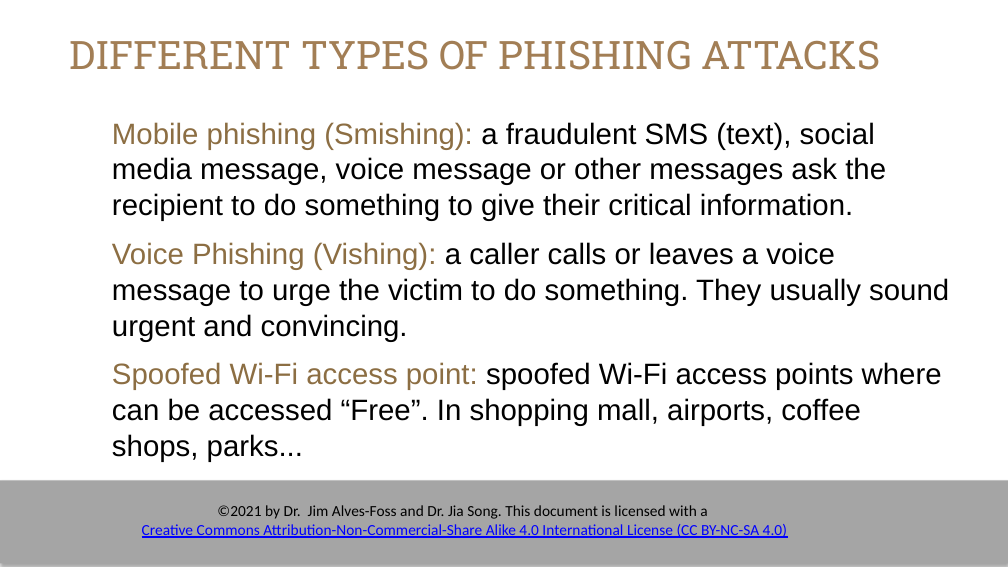
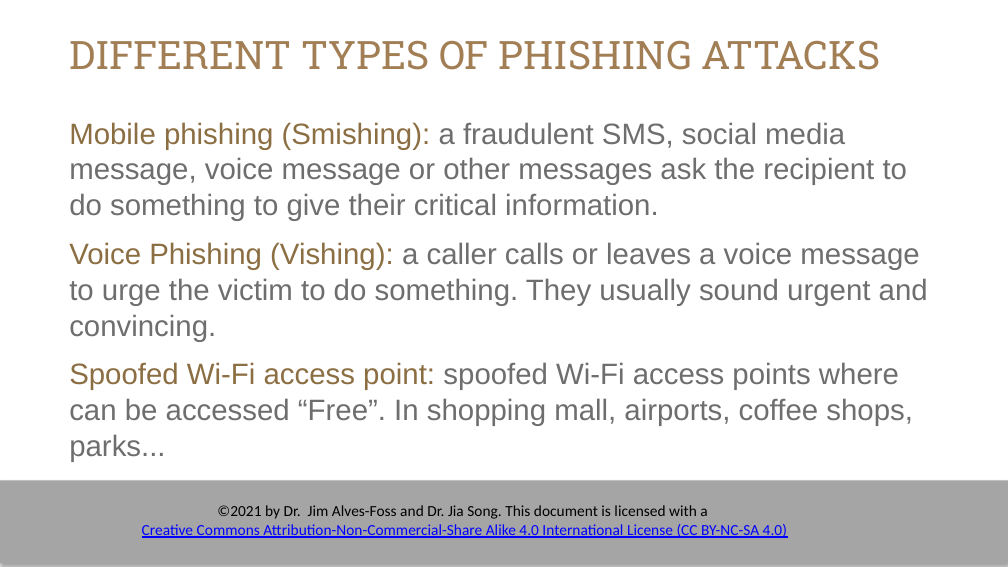
Before and after one commit to timburr1/timburr1.github.io, a slide deck: slide 34 of papers/CYB110/Module 8 - Human Security.pptx (slide 32 before the commit). Drawn at 1008x567 pixels with LibreOffice and Linux fonts; fonts in the diff are those of the drawing; background and template pictures are left out. Boxes give left, top, right and bottom in pixels: in the first picture for what was removed or moved away, otherwise in the second. Text is boxed around its words. In the diff, an @@ line names an element or a change of style, - is before the commit and + after.

```diff
--- a/papers/CYB110/Module 8 - Human Security.pptx
+++ b/papers/CYB110/Module 8 - Human Security.pptx
@@ text "Mobile phishing (Smishing): a fraudulent ...": place and size @@
-text "Mobile phishing (Smishing): a fraudulent ..." at (112, 122, 949, 462)
+text "Mobile phishing (Smishing): a fraudulent ..." at (69, 122, 928, 462)
@@ text at (69, 122, 907, 221): text changed; text colour #000000 to #6E6E6E @@
-Mobile phishing (Smishing): a fraudulent SMS (text), social media message, voice message or other messages ask the recipient to do something to give their critical information.
+Mobile phishing (Smishing): a fraudulent SMS, social media message, voice message or other messages ask the recipient to do something to give their critical information.
@@ text at (69, 242, 928, 462): text colour #000000 to #6E6E6E in "a caller calls or leaves a voice ...", "spoofed Wi-Fi access points where can be ..." @@
```
Also in this commit, not shown: 19 other slides changed, 2 slides added, 11 other files.
